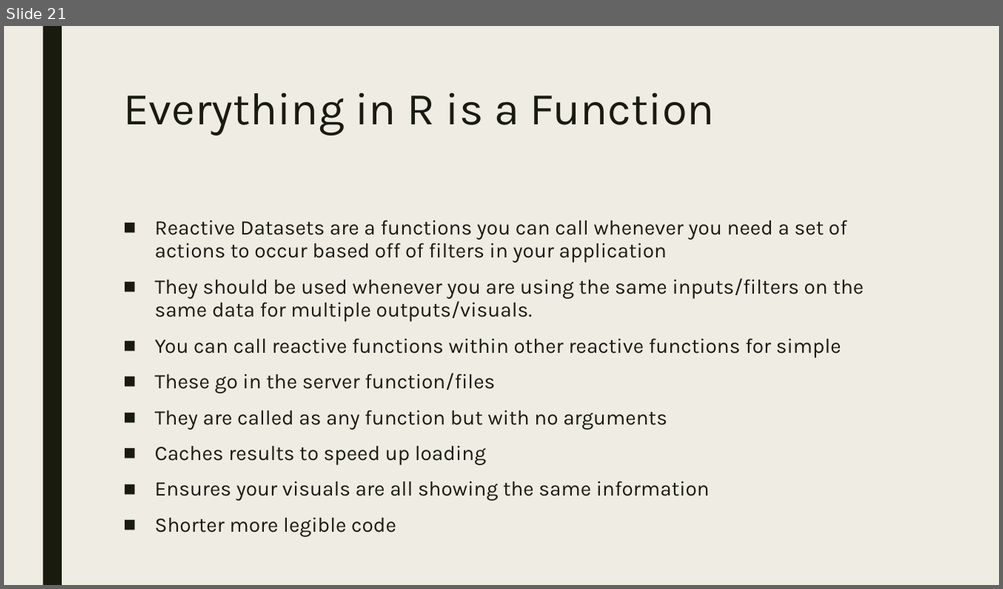
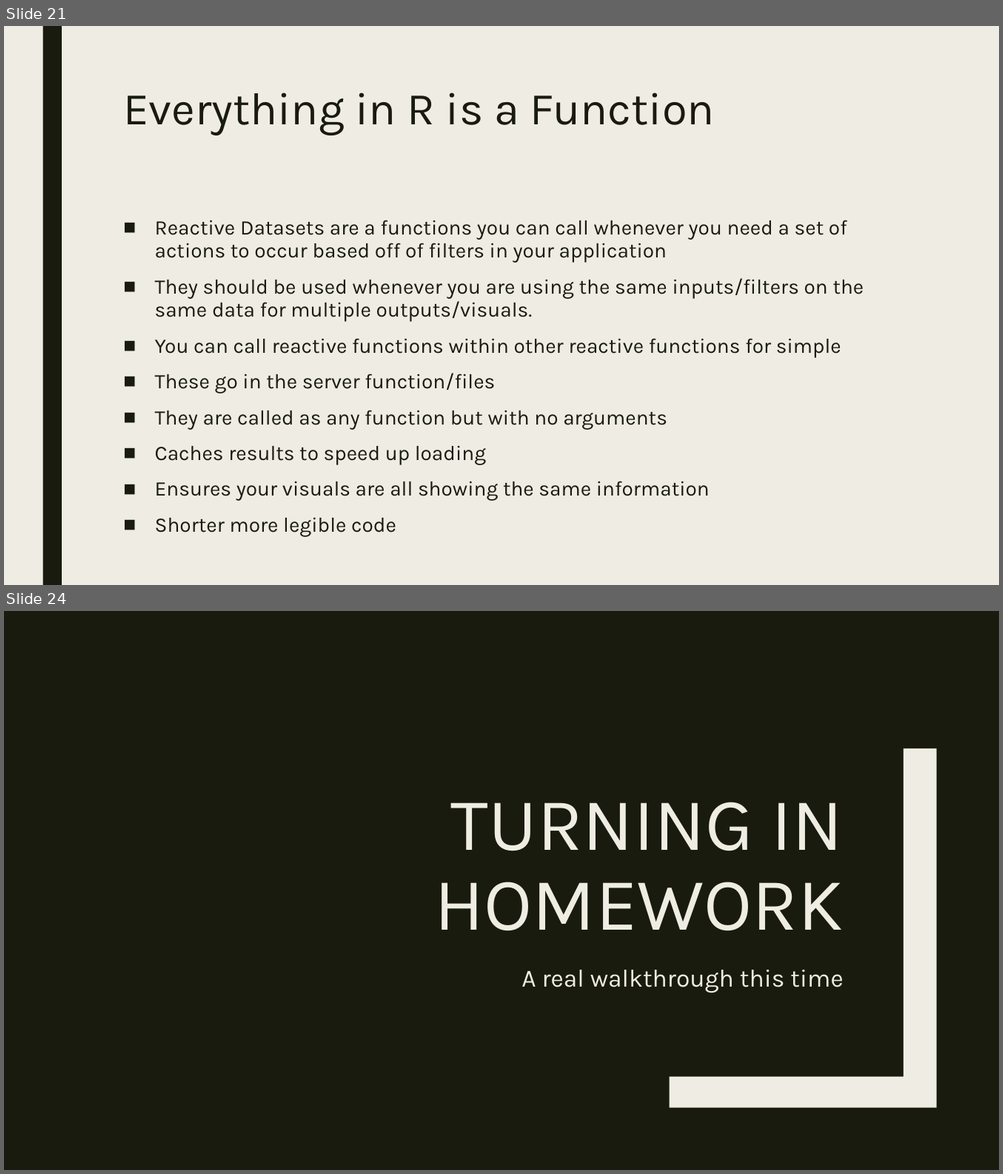
Before and after one commit to RforOperations2018/Class_4, a slide deck: Class_4.pptx. Shown one above the other, each under a label of ours: slide 21 before the commit, slides 21 and 24 after it; the slides between them are not shown. The pictures are 1003x589 and 1003x1174 pixels, drawn with LibreOffice and Linux fonts; fonts in the diff are those of the drawing. Boxes give left, top, right and bottom in pixels: in the first picture for what was removed or moved away, otherwise in the second. Text is boxed around its words. In the diff, an @@ line names an element or a change of style, - is before the commit and + after.

```diff
--- a/Class_4.pptx
+++ b/Class_4.pptx
@@ slide 24 added at (x1=4, y1=611, x2=999, y2=1170), background #191B0E @@
@@ freeform shape added at (x1=669, y1=749, x2=936, y2=1108), fill #EFEDE3 @@
@@ title added at (x1=434, y1=802, x2=843, y2=931), 72 pt, text #EFEDE3 @@
+TURNING IN HOMEWORK
@@ text added at (x1=521, y1=970, x2=842, y2=994), 24 pt, text #EFEDE3 @@
+A real walkthrough this time
```
Also in this commit, not shown: 2 slides changed, 1 other slide added, 3 other files.
